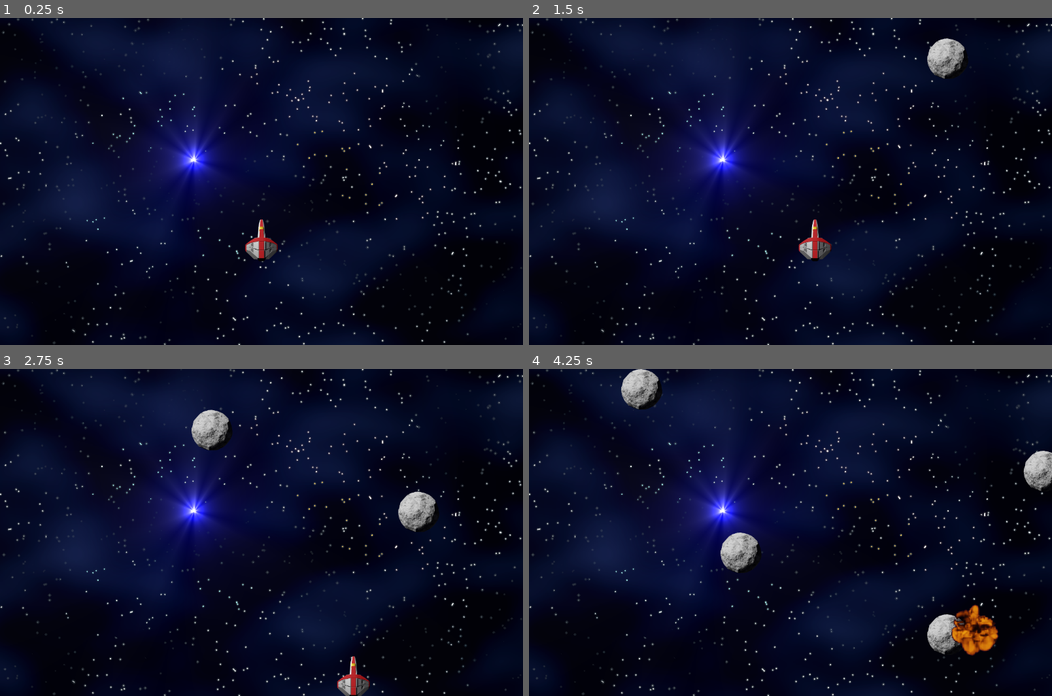
Above: before the commit, frames 1-4 (two rows, left to right).
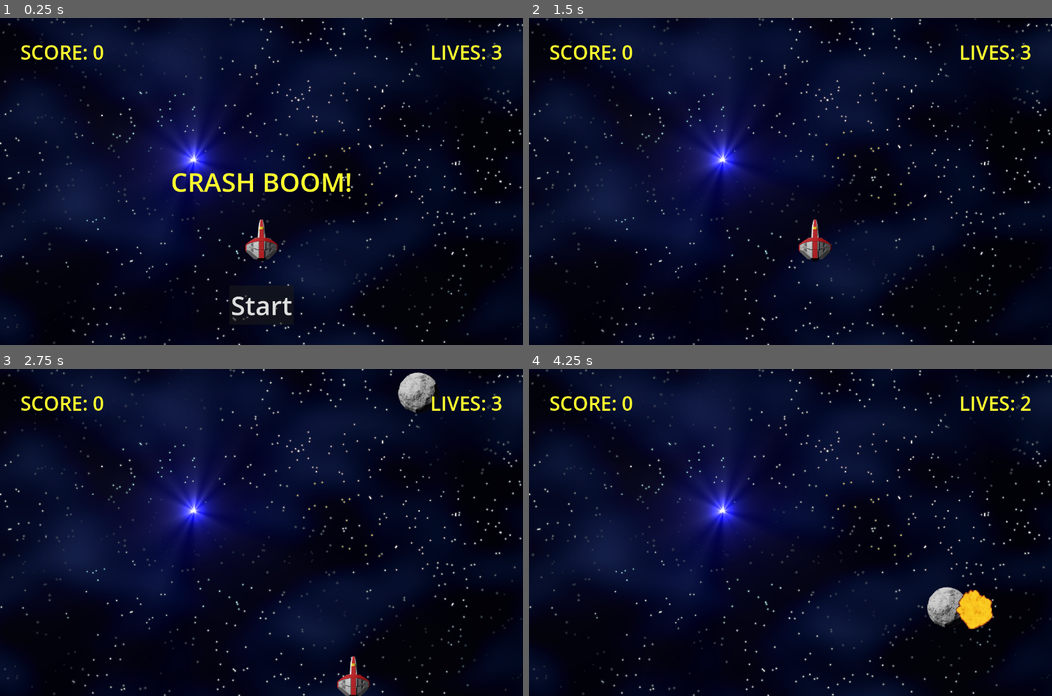
Above: after the commit, the same moments.

Repository: radioation/Godot_Rocks
Game: Godot game, scene res://Scenes/Main/main.tscn
The game is run twice, just before and just after one commit, with the same random seed, the same clock (stepped at 60 frames per second) and the same inputs.
Inputs (mouse positions are in pixels of both pictures, inside the frame that each line leads up to):
- Up to frame 1 (0.25 s): no input
- Up to frame 2 (1.5 s): click (790, 305) at 0.5 s, where only the run after the commit has a clickable "Start"; hold Right (ui_right) from 1.28 s (still down)
- Up to frame 3 (2.75 s): release Right (ui_right) at 2.03 s; hold Down (ui_down) from 2.03 s (still down)
- Up to frame 4 (4.25 s): release Down (ui_down) at 2.78 s; hold Right (ui_right) 2.78-3.53 s; hold Up (ui_up) from 3.53 s (still down)

The runs differ from the first frame. In frame 1, 1.8% of the frame differs, in the area x 4-96%, y 8-94%; in frame 2, 1.2%; in frame 3, 2.7%; in frame 4, 4.8%, in the area x 4-100%, y 0-88%.

Commit message:
working on UI

Diff:
--- /dev/null
+++ b/CrashBoom01/Scenes/HUD/hud.gd
@@ -0,0 +1,28 @@
+extends CanvasLayer
+
+signal start
+
+# Called when the node enters the scene tree for the first time.
+func _ready() -> void:
+	pass # Replace with function body.
+
+
+# Called every frame. 'delta' is the elapsed time since the previous frame.
+func _process(delta: float) -> void:
+	pass
+
+func update_score(new_score: int) -> void:
+	$MarginContainer/HBoxContainer/Score.text = "SCORE: " + str ( new_score )
+
+
+func update_lives(new_lives: int) -> void:
+	$MarginContainer/HBoxContainer/Lives.text = "LIVES: " + str ( new_lives )
+
+func set_message( msg: String ) -> void:
+	$MarginContainer/MessageLabel.text = msg
+
+
+func _on_start_button_pressed() -> void:
+	$MarginContainer/MessageLabel.hide()
+	$MarginContainer/StartButton.hide()
+	start.emit()
--- /dev/null
+++ b/CrashBoom01/Scenes/HUD/hud.tscn
@@ -0,0 +1,59 @@
+[gd_scene load_steps=5 format=3 uid="uid://cblfic0xrpsfn"]
+
+[ext_resource type="Script" uid="uid://fxsikc55lxyj" path="res://Scenes/HUD/hud.gd" id="1_33i1w"]
+
+[sub_resource type="LabelSettings" id="LabelSettings_ipdwu"]
+font_size = 48
+font_color = Color(1, 1, 0.180392, 1)
+
+[sub_resource type="LabelSettings" id="LabelSettings_33i1w"]
+font_size = 48
+font_color = Color(1, 1, 0.180392, 1)
+
+[sub_resource type="LabelSettings" id="LabelSettings_5aai8"]
+font_size = 64
+font_color = Color(1, 1, 0.180392, 1)
+
+[node name="HUD" type="CanvasLayer"]
+script = ExtResource("1_33i1w")
+
+[node name="MarginContainer" type="MarginContainer" parent="."]
+anchors_preset = 15
+anchor_right = 1.0
+anchor_bottom = 1.0
+grow_horizontal = 2
+grow_vertical = 2
+theme_override_constants/margin_left = 50
+theme_override_constants/margin_top = 50
+theme_override_constants/margin_right = 50
+theme_override_constants/margin_bottom = 50
+
+[node name="HBoxContainer" type="HBoxContainer" parent="MarginContainer"]
+layout_mode = 2
+size_flags_vertical = 0
+
+[node name="Score" type="Label" parent="MarginContainer/HBoxContainer"]
+layout_mode = 2
+size_flags_horizontal = 3
+text = "SCORE:"
+label_settings = SubResource("LabelSettings_ipdwu")
+
+[node name="Lives" type="Label" parent="MarginContainer/HBoxContainer"]
+layout_mode = 2
+text = "LIVES:"
+label_settings = SubResource("LabelSettings_33i1w")
+
+[node name="MessageLabel" type="Label" parent="MarginContainer"]
+layout_mode = 2
+size_flags_horizontal = 4
+text = "CRASH BOOM!"
+label_settings = SubResource("LabelSettings_5aai8")
+
+[node name="StartButton" type="Button" parent="MarginContainer"]
+layout_mode = 2
+size_flags_horizontal = 4
+size_flags_vertical = 8
+theme_override_font_sizes/font_size = 64
+text = "Start"
+
+[connection signal="pressed" from="MarginContainer/StartButton" to="." method="_on_start_button_pressed"]
--- a/CrashBoom01/Scenes/Main/main.gd
+++ b/CrashBoom01/Scenes/Main/main.gd
@@ -5,7 +5,7 @@
 
 var screensize = Vector2.ZERO
 var rock_start_y : float = 0
-var lives : int = 5
+var lives : int = 3
 var score : int = 0
 
 var playing :bool = false
@@ -13,7 +13,7 @@
 # Called when the node enters the scene tree for the first time.
 func _ready() -> void:
 	screensize = get_viewport().get_visible_rect().size
-	start_game()
+	reset_game()
 
 
 # Called every frame. 'delta' is the elapsed time since the previous frame.
@@ -38,16 +38,36 @@
 	add_child(explo)
 	$ExplosionSound.play()
 	$Player.hide()
+	$ScoreTimer.stop()
+	$WaitTimer.start()  # small pause after hit
 
 	lives -= 1
 	print("Lives: " + str(lives))
+	$HUD.update_lives(lives)
 
+
+	await $WaitTimer.timeout  # small pause after hit
+
+	# get rid of all rocks
+	$RockSpawnTimer.stop()
+	get_tree().call_group("rocks", "queue_free")
+
+
+	$Player.reset(  Vector2( screensize.x/ 2, screensize.y - $Player/Sprite2D.texture.get_size().y) )
+
+	# wait a bit and start rock timer again
+	$WaitTimer.start()
+	await $WaitTimer.timeout
+	$RockSpawnTimer.start()
+	$ScoreTimer.start()
 
 
 func reset_game() -> void:
 	# reset lives and score
 	lives = 3
+	$HUD.update_lives(lives)
 	score = 0
+	$HUD.update_score(score)
 
 	# place the
 	$Player.reset(  Vector2( screensize.x/ 2, screensize.y - $Player/Sprite2D.texture.get_size().y) )
@@ -65,3 +85,10 @@
 func _on_score_timer_timeout() -> void:
 	score += 10
 	print("Score: " + str(score))
+
+
+
+
+
+func _on_hud_start() -> void:
+	start_game()
--- a/CrashBoom01/Scenes/Main/main.tscn
+++ b/CrashBoom01/Scenes/Main/main.tscn
@@ -6,13 +6,14 @@
 [ext_resource type="PackedScene" uid="uid://c3g45qepv8xkw" path="res://Scenes/Player/player.tscn" id="3_qw60k"]
 [ext_resource type="PackedScene" uid="uid://bnd8q7ue56xc7" path="res://Scenes/Rock/rock.tscn" id="4_5yls4"]
 [ext_resource type="AudioStream" uid="uid://gxke88715crs" path="res://assets/Sound/explosion.wav" id="5_p6jpk"]
+[ext_resource type="PackedScene" uid="uid://cblfic0xrpsfn" path="res://Scenes/HUD/hud.tscn" id="7_xlvfx"]
 
 [node name="Main" type="Node2D"]
 script = ExtResource("1_lixft")
 rock_scene = ExtResource("4_5yls4")
 explosion_scene = ExtResource("3_2a143")
 
-[node name="TextureRect" type="TextureRect" parent="."]
+[node name="Background" type="TextureRect" parent="."]
 offset_right = 40.0
 offset_bottom = 40.0
 texture = ExtResource("1_1r6ip")
@@ -20,12 +21,20 @@
 [node name="Player" parent="." instance=ExtResource("3_qw60k")]
 
 [node name="RockSpawnTimer" type="Timer" parent="."]
+wait_time = 2.0
 
 [node name="ExplosionSound" type="AudioStreamPlayer" parent="."]
 stream = ExtResource("5_p6jpk")
 
 [node name="ScoreTimer" type="Timer" parent="."]
+wait_time = 5.0
+
+[node name="WaitTimer" type="Timer" parent="."]
+wait_time = 0.333
+
+[node name="HUD" parent="." instance=ExtResource("7_xlvfx")]
 
 [connection signal="hit" from="Player" to="." method="_on_player_hit"]
 [connection signal="timeout" from="RockSpawnTimer" to="." method="_on_rock_spawn_timer_timeout"]
 [connection signal="timeout" from="ScoreTimer" to="." method="_on_score_timer_timeout"]
+[connection signal="start" from="HUD" to="." method="_on_hud_start"]
--- a/CrashBoom01/Scenes/Rock/rock.gd
+++ b/CrashBoom01/Scenes/Rock/rock.gd
@@ -1,6 +1,6 @@
 extends Area2D
 
-@export var speed = 200
+@export var speed = 350
 
 var bottom = 0
 
Not shown, added: CrashBoom01/Scenes/HUD/hud.gd.uid
Not shown: 1 places in CrashBoom01/Scenes/Main/main.tscn that only renumber resources
